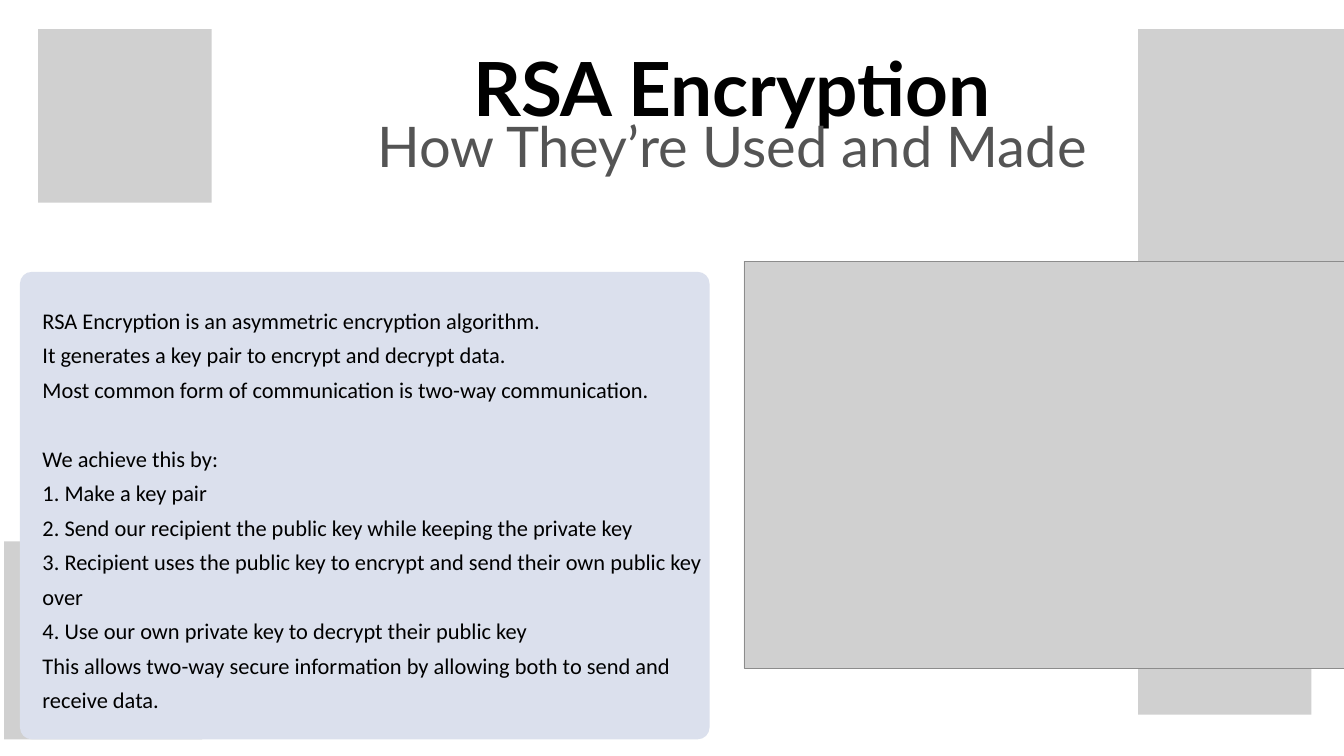
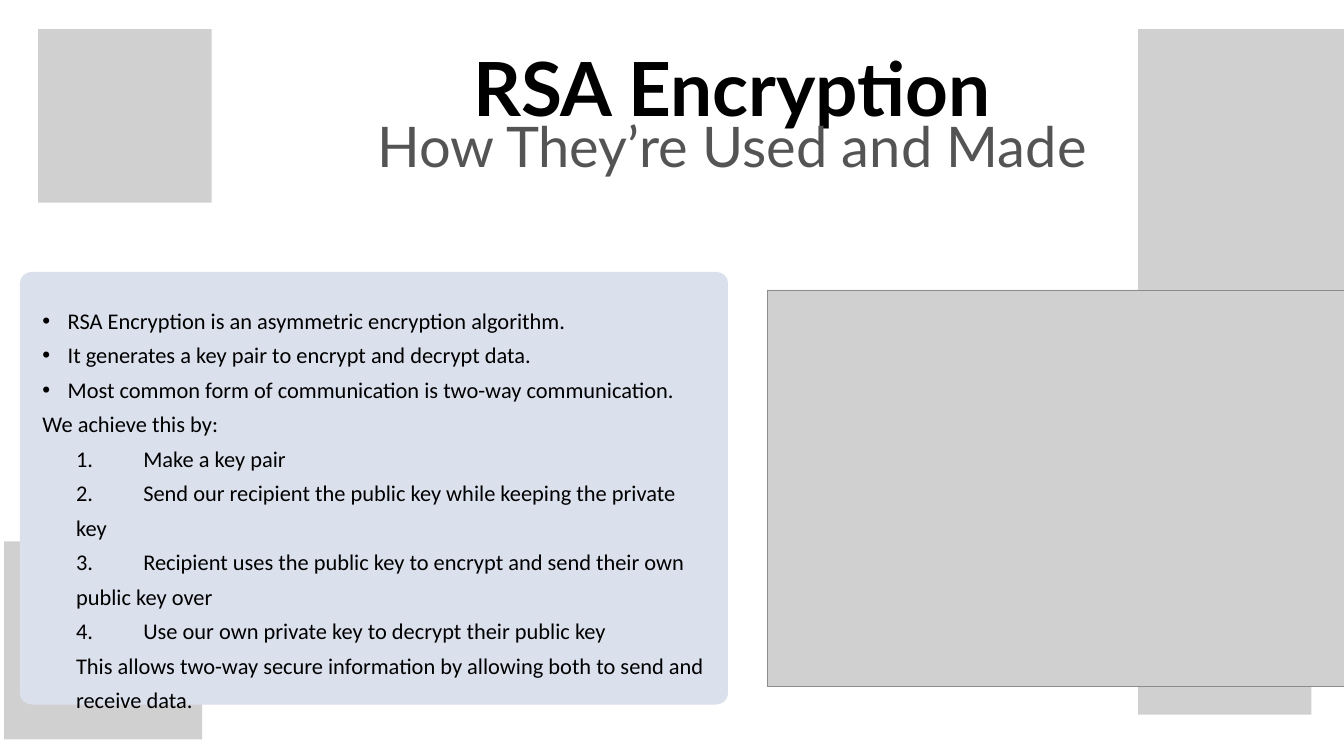
Before and after one commit to Muffinszer/cep146-teamproject1, a slide deck: slide 2 of RSA Encryption.pptx. Drawn at 1344x756 pixels with LibreOffice and Linux fonts; fonts in the diff are those of the drawing; grey boxes stand for pictures; background and template pictures are left out. Boxes give left, top, right and bottom in pixels: in the first picture for what was removed or moved away, otherwise in the second. Text is boxed around its words. In the diff, an @@ line names an element or a change of style, - is before the commit and + after.

```diff
--- a/RSA Encryption.pptx
+++ b/RSA Encryption.pptx
@@ freeform shape resized from (x1=20, y1=272, x2=710, y2=740) to (x1=20, y1=272, x2=728, y2=705) @@
@@ picture resized from (x1=744, y1=261, x2=1344, y2=669) to (x1=767, y1=290, x2=1344, y2=686) @@
@@ text at (x1=68, y1=313, x2=703, y2=678): bullet none to •; list level 1 to 2 in "1. Make a key pair"; list level 1 to 2 in "2. Send our recipient the ..."; list level 1 to 2 in "3. Recipient uses the public ..."; list level 1 to 2 in "4. Use our own private ..."; list level 1 to 2 in "This allows two-way secure information ..." @@
```
Also in this commit, not shown: 3 other slides changed.
